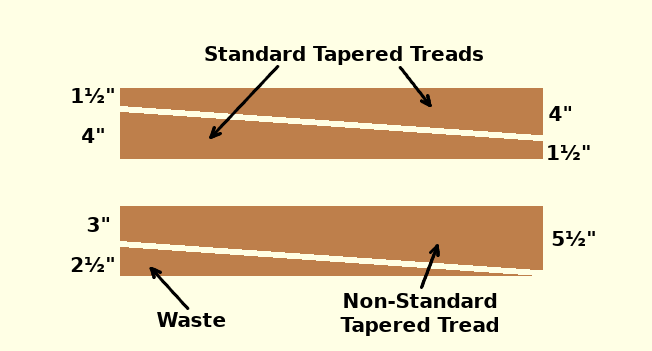
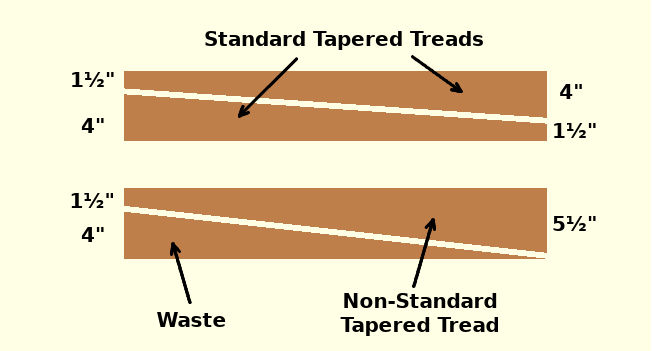
Layers edited between the first and the second 652x351 image:
renamed "2½'" to "4' #2", painted on it over [71, 227, 114, 272]
renamed "3'" to "1½' #2", painted on it over [71, 193, 114, 232]
painted on "5½'" over [552, 216, 596, 246]
moved "Arrow" above "Arrow #1", painted on it over [398, 55, 463, 107]
moved "Arrow #1" above "Arrow #2", painted on it over [209, 57, 298, 139]
moved "Arrow #2" above "Arrow #3", painted on it over [412, 218, 440, 289]
moved "Arrow #3" above "Standard Tapered Treads", painted on it over [149, 242, 192, 310]
painted on "Standard Tapered Treads" over [205, 31, 483, 65]
painted on "4' #1" over [81, 118, 104, 143]
painted on "1½' #1" over [72, 72, 114, 103]
painted on "1½'" over [548, 123, 596, 160]
painted on "4'" over [549, 84, 582, 121]
renamed "Boardwalk-tapered.png" to "Boardwalk tapered", painted on it over [71, 0, 652, 351]
